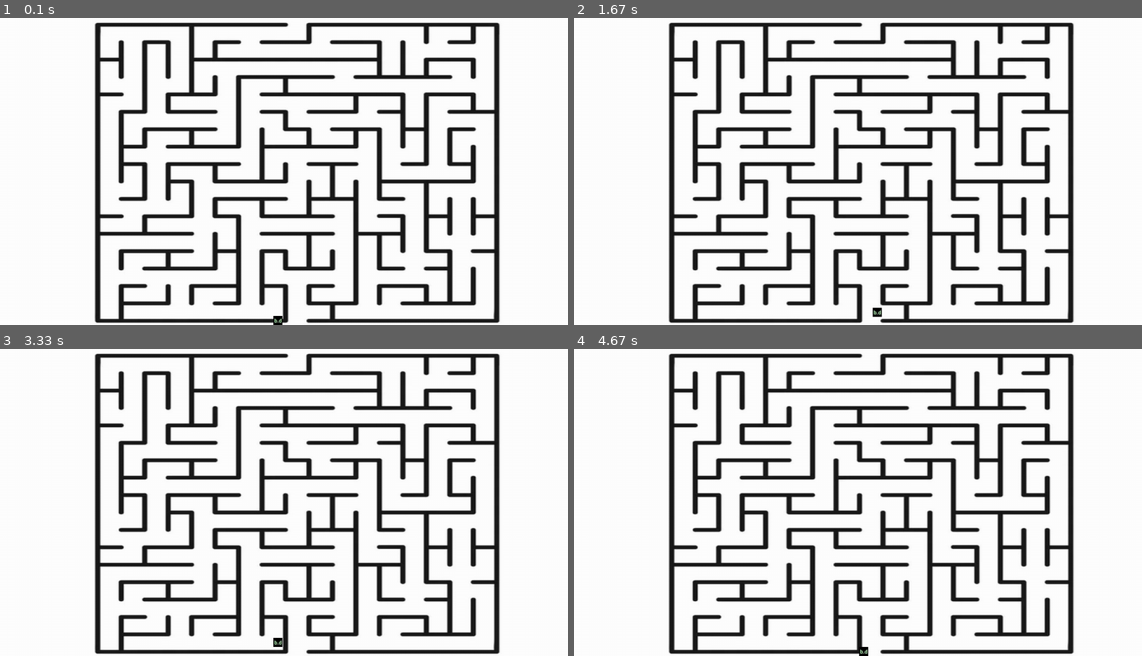
Above: before the commit, frames 1-4 (two rows, left to right).
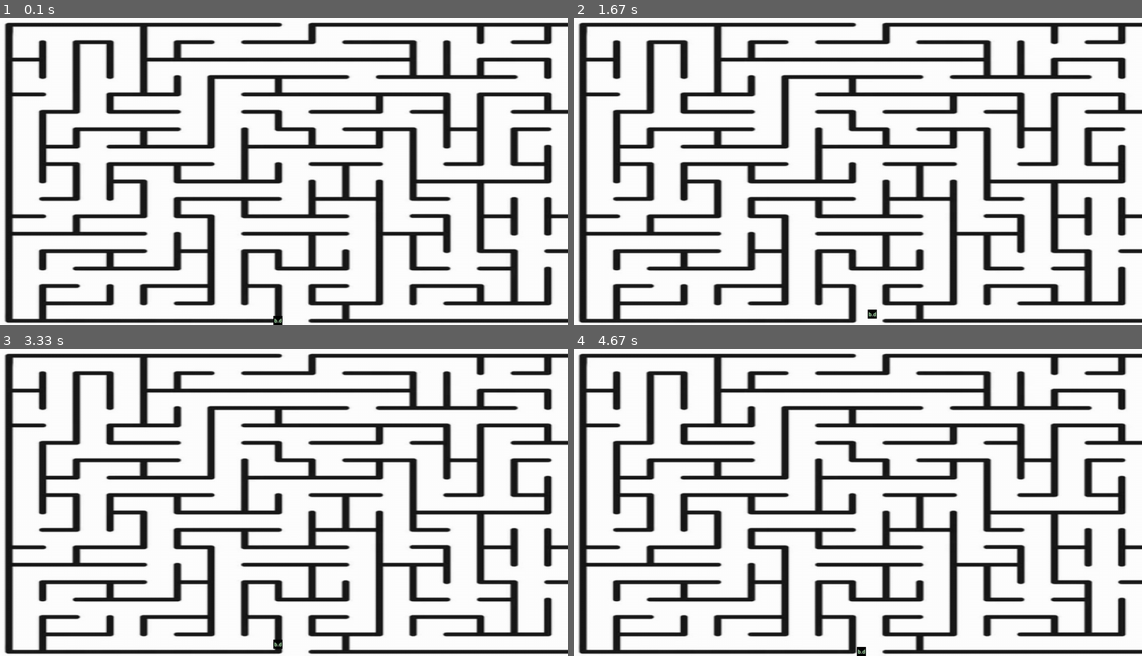
Above: after the commit, the same moments.

Repository: shaxruxtleubaev/python_development
Game: pygame game, started from pygame/game.py
The game is run twice, just before and just after one commit, with the same random seed, the same clock (stepped at 60 frames per second) and the same inputs.
Inputs:
- Up to frame 1 (0.1 s): no input
- Up to frame 2 (1.67 s): hold D 0.33-0.8 s; hold W 0.83-1.13 s; hold D 1.17-1.63 s
- Up to frame 3 (3.33 s): hold A 1.67-2.2 s; hold S 2.23-2.53 s; hold A 2.57-2.97 s; hold W from 3 s (still down)
- Up to frame 4 (4.67 s): release W at 3.37 s; hold D 3.4-4.03 s; hold S 4.07-4.43 s; hold A from 4.47 s (still down)

The runs differ from the first frame. In frame 1, 29% of the frame differs, in the area x 0-100%, y 1-100%; in frame 2, 29%; in frame 3, 29%; in frame 4, 29%.

Commit message:
19_10_2022 13:47

Diff:
--- a/pygame/him.py
+++ b/pygame/him.py
@@ -1,4 +1,5 @@
 import pygame
+from settings import Settings
 
 class He:
     def __init__(self, game):
--- a/pygame/settings.py
+++ b/pygame/settings.py
@@ -3,4 +3,4 @@
         self.bg_color = (77, 77, 77)
         self.scr_wdth = 800
         self.scr_hght = 600
-        self.bd_speed = 1.0
+        self.bd_speed = 0.8
Not shown, added: README.md
Binary file changed: pygame/image/labr.jpg
